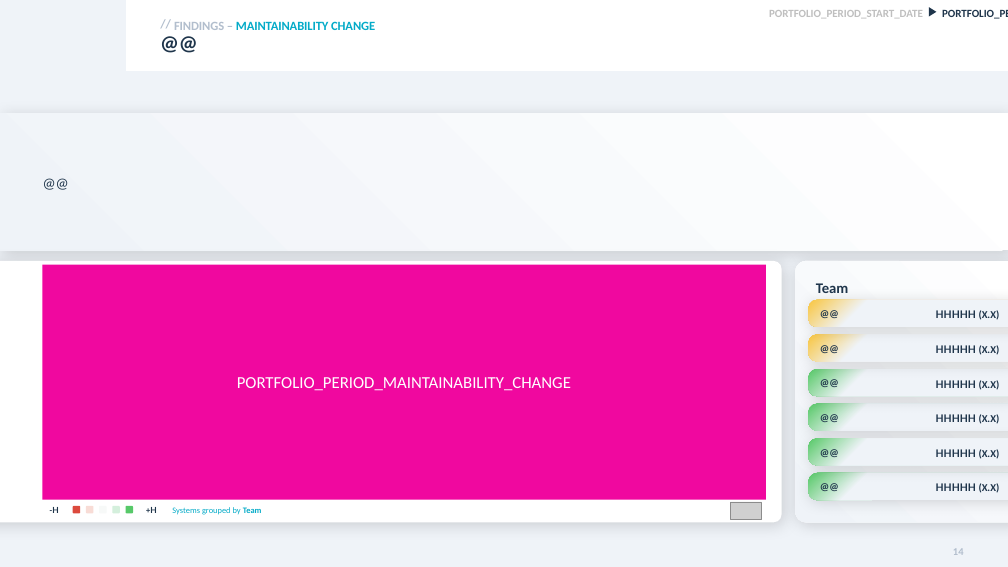
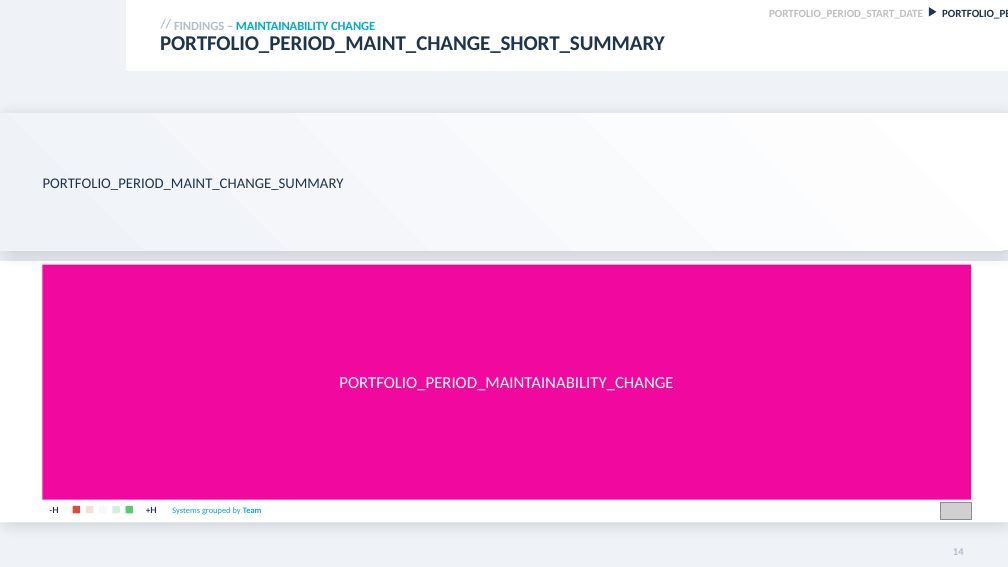
Before and after one commit to mardibiase/sigrid-integrations, a slide deck: slide 14 of report-generator/src/report_generator/presets/templates/portfolio-overview.pptx. Drawn at 1008x567 pixels with LibreOffice and Linux fonts; fonts in the diff are those of the drawing; grey boxes stand for pictures; background and template pictures are left out. Boxes give left, top, right and bottom in pixels: in the first picture for what was removed or moved away, otherwise in the second. Text is boxed around its words. In the diff, an @@ line names an element or a change of style, - is before the commit and + after.

Commit message:
Adding text placeholders for portfolio analysis

```diff
--- a/report-generator/src/report_generator/presets/templates/portfolio-overview.pptx
+++ b/report-generator/src/report_generator/presets/templates/portfolio-overview.pptx
@@ title at (160, 36, 665, 53): text changed @@
-@@
+PORTFOLIO_PERIOD_MAINT_CHANGE_SHORT_SUMMARY
@@ text at (43, 178, 344, 190): text changed @@
-@@
+PORTFOLIO_PERIOD_MAINT_CHANGE_SUMMARY
@@ rounded rectangle removed at (0, 261, 782, 523) @@
@@ rectangle added at (0, 261, 1008, 523), fill #FFFFFF @@
@@ rectangle "PORTFOLIO_PERIOD_MAINTAINABILITY_CHANGE": place and size @@
-rectangle "PORTFOLIO_PERIOD_MAINTAINABILITY_CHANGE" at (42, 265, 766, 500)
+rectangle "PORTFOLIO_PERIOD_MAINTAINABILITY_CHANGE" at (42, 265, 972, 500)
@@ rounded rectangle removed at (796, 261, 1008, 523) @@
@@ text removed at (816, 283, 849, 293) @@
-Team
@@ rounded rectangle removed at (808, 300, 1008, 327) @@
-@@
@@ text removed at (936, 310, 1000, 320) @@
-HHHHH (X.X)
@@ rounded rectangle removed at (808, 334, 1008, 361) @@
-@@
@@ text removed at (936, 345, 1000, 355) @@
-HHHHH (X.X)
@@ rounded rectangle removed at (808, 369, 1008, 396) @@
-@@
@@ text removed at (936, 380, 1000, 390) @@
-HHHHH (X.X)
@@ rounded rectangle removed at (808, 404, 1008, 431) @@
-@@
@@ text removed at (936, 414, 1000, 424) @@
-HHHHH (X.X)
@@ rounded rectangle removed at (808, 439, 1008, 466) @@
-@@
@@ text removed at (936, 449, 1000, 459) @@
-HHHHH (X.X)
@@ rounded rectangle removed at (808, 473, 1008, 501) @@
-@@
@@ text removed at (936, 483, 1000, 493) @@
-HHHHH (X.X)
@@ picture: place and size @@
-picture at (731, 502, 762, 520)
+picture at (941, 502, 972, 520)
```
Also in this commit, not shown: 5 other slides changed, 4 other files.
